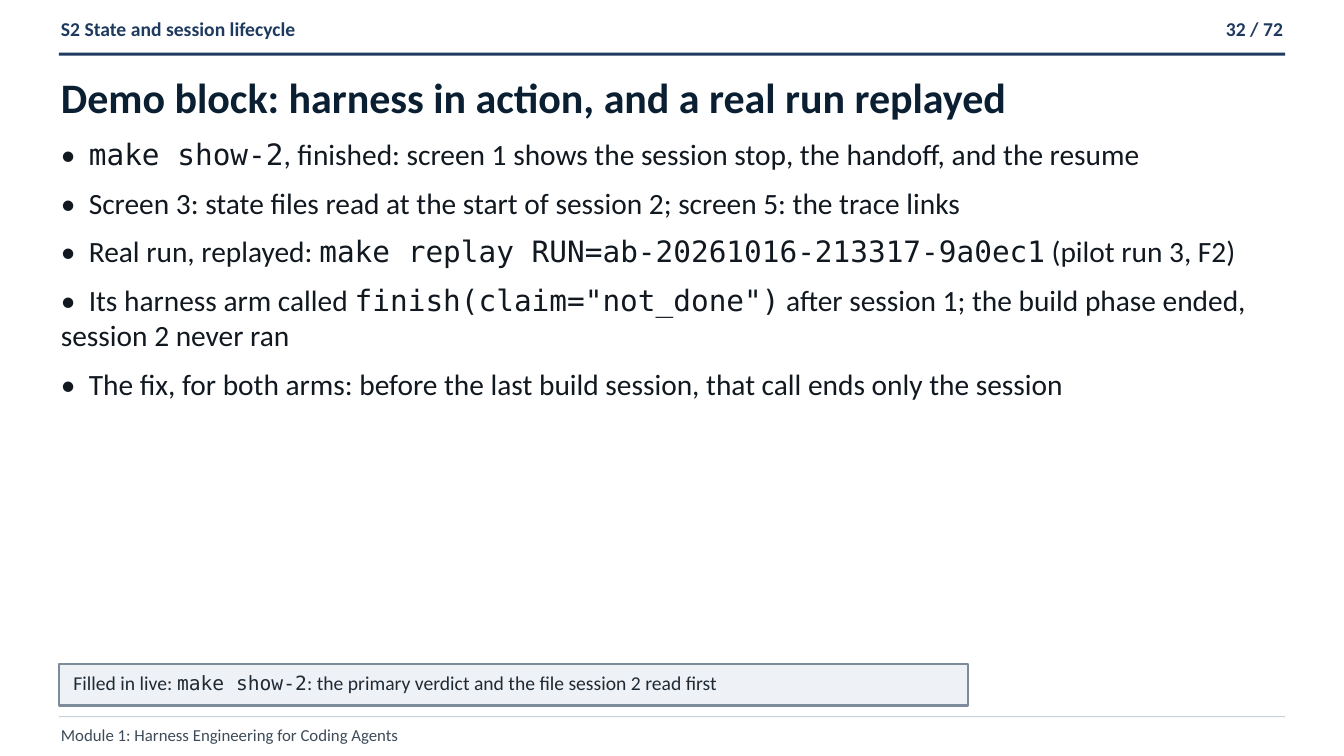
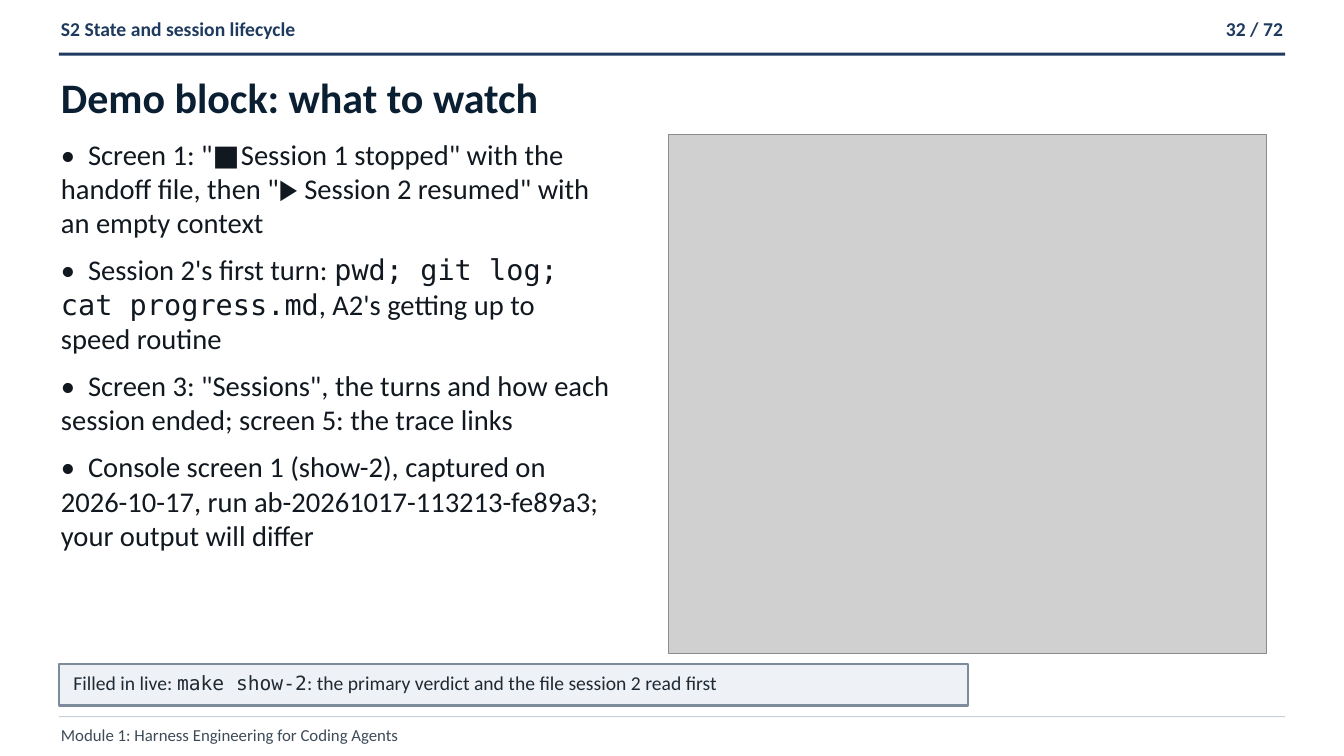
Before and after one commit to ANI-IN/shipharness-dev, a slide deck: slide 32 of slides/deck.pptx. Drawn at 1344x756 pixels with LibreOffice and Linux fonts; fonts in the diff are those of the drawing; grey boxes stand for pictures. Boxes give left, top, right and bottom in pixels: in the first picture for what was removed or moved away, otherwise in the second. Text is boxed around its words. In the diff, an @@ line names an element or a change of style, - is before the commit and + after.

```diff
--- a/slides/deck.pptx
+++ b/slides/deck.pptx
@@ text at <box>61,83,538,114</box>: text changed @@
-Demo block: harness in action, and a real run replayed
+Demo block: what to watch
@@ text at <box>61,145,609,551</box>: text changed; size 21 to 20.4 pt @@
-• make show-2, finished: screen 1 shows the session stop, the handoff, and the resume
-• Screen 3: state files read at the start of session 2; screen 5: the trace links
-• Real run, replayed: make replay RUN=ab-20261016-213317-9a0ec1 (pilot run 3, F2)
-• Its harness arm called finish(claim="not_done") after session 1; the build phase ended, session 2 never ran
-• The fix, for both arms: before the last build session, that call ends only the session
+• Screen 1: "■ Session 1 stopped" with the handoff file, then "▶ Session 2 resumed" with an empty context
+• Session 2's first turn: pwd; git log; cat progress.md, A2's getting up to speed routine
+• Screen 3: "Sessions", the turns and how each session ended; screen 5: the trace links
+• Console screen 1 (show-2), captured on 2026-10-17, run ab-20261017-113213-fe89a3; your output will differ
@@ picture added at <box>668,134,1266,653</box> @@
```
Also in this commit, not shown: 19 other slides changed, 10 other files.
